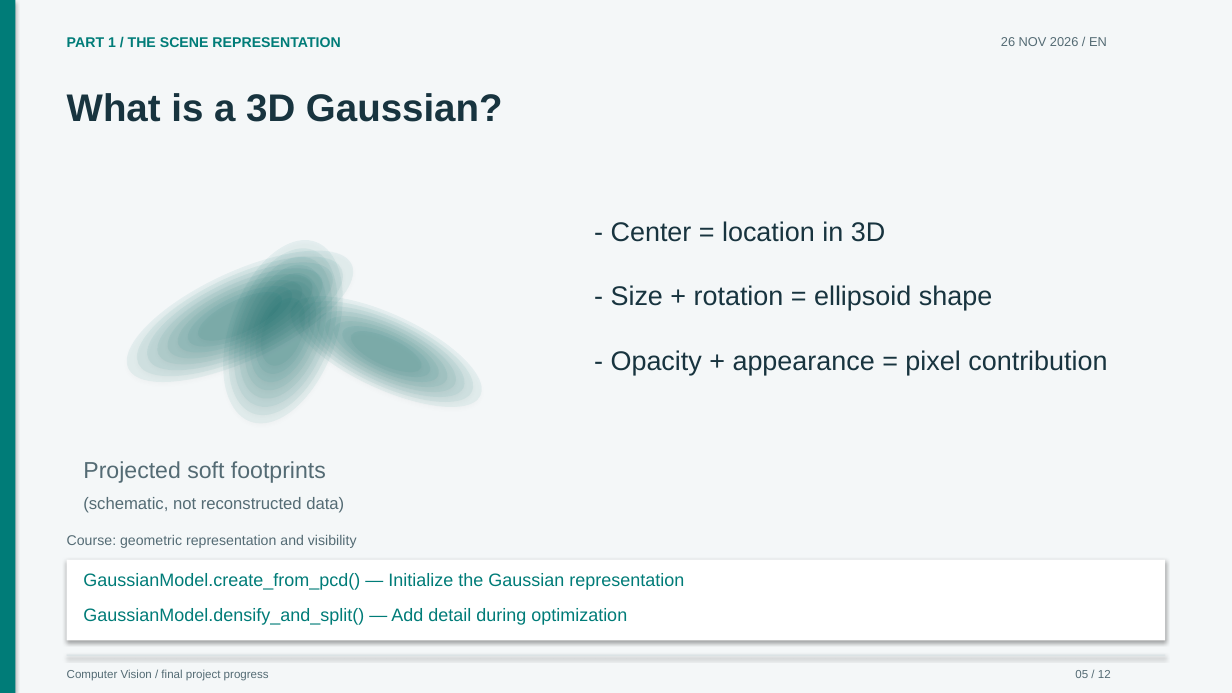
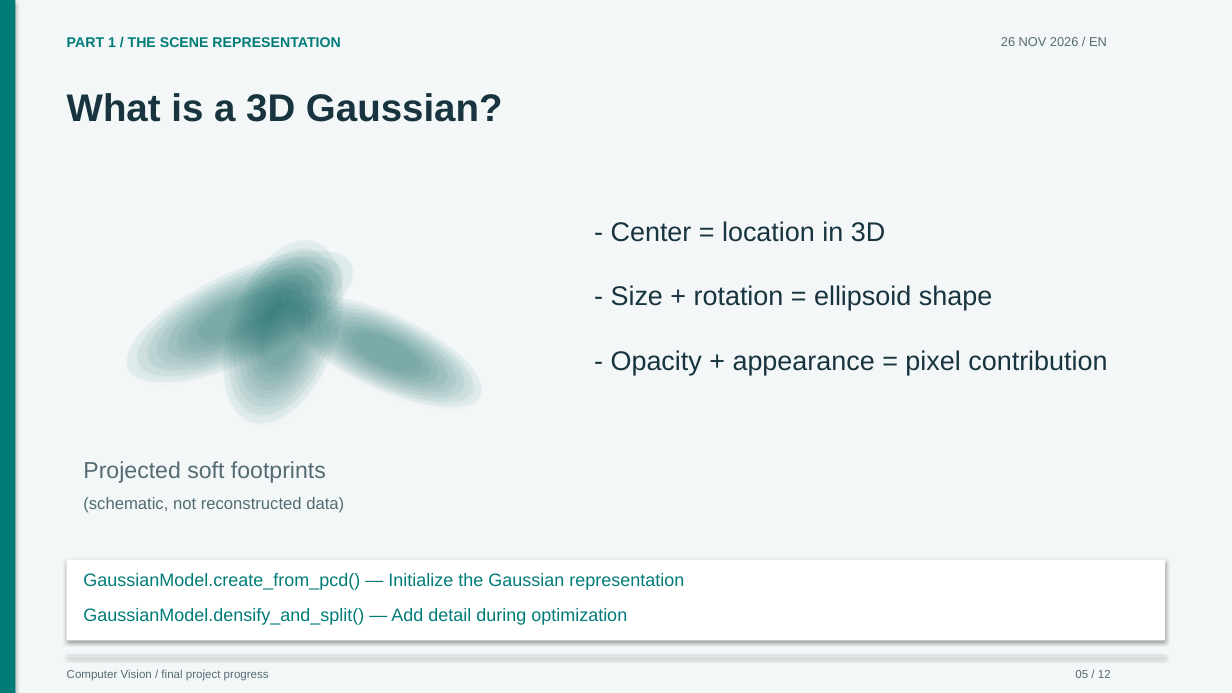
Before and after one commit to craptou/Projet_4D_Gaussian_Splatting, a slide deck: slide 5 of presentations/progress-2026-11-26.en.pptx. Drawn at 1232x693 pixels with LibreOffice and Linux fonts; fonts in the diff are those of the drawing. Boxes give left, top, right and bottom in pixels: in the first picture for what was removed or moved away, otherwise in the second. Text is boxed around its words. In the diff, an @@ line names an element or a change of style, - is before the commit and + after.

Commit message:
Remove reference-course labels from slides and oral script

```diff
--- a/presentations/progress-2026-11-26.en.pptx
+++ b/presentations/progress-2026-11-26.en.pptx
@@ text removed at [67, 535, 357, 548] @@
-Course: geometric representation and visibility
```
Also in this commit, not shown: 5 other slides changed, 6 other files.
